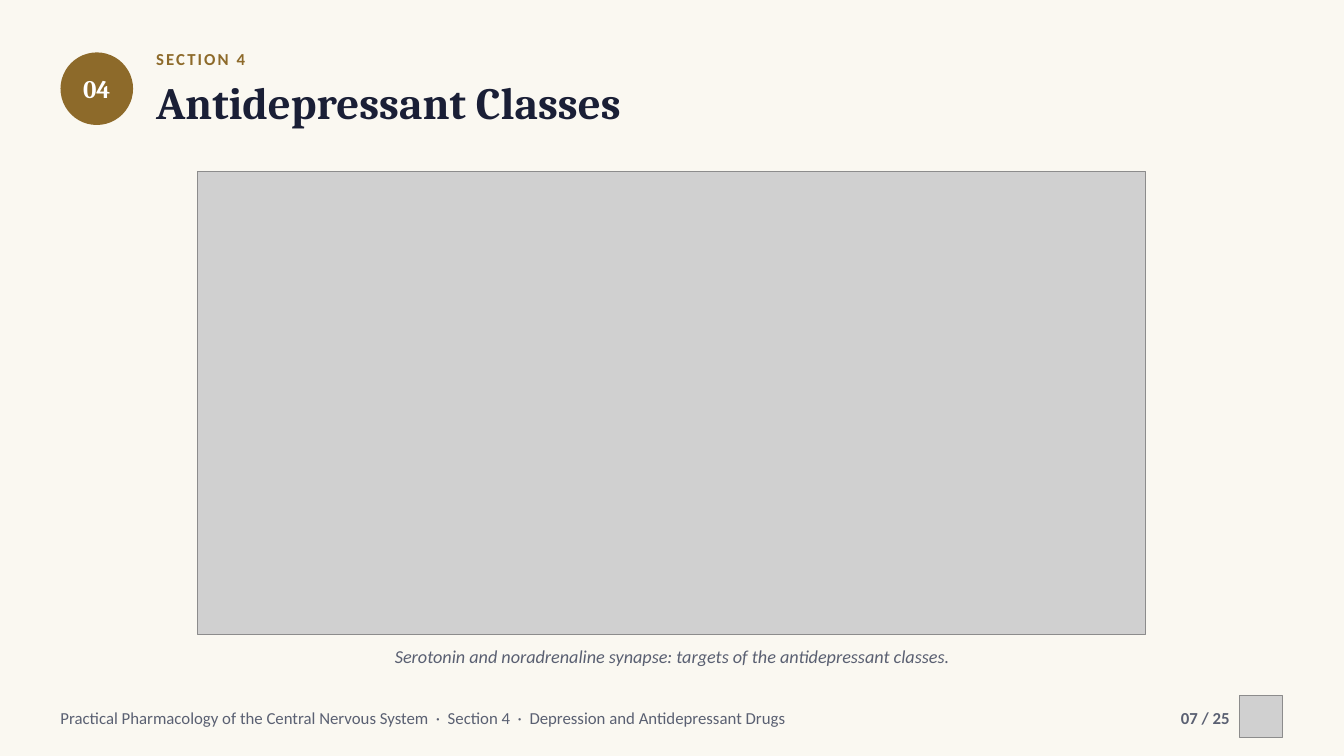
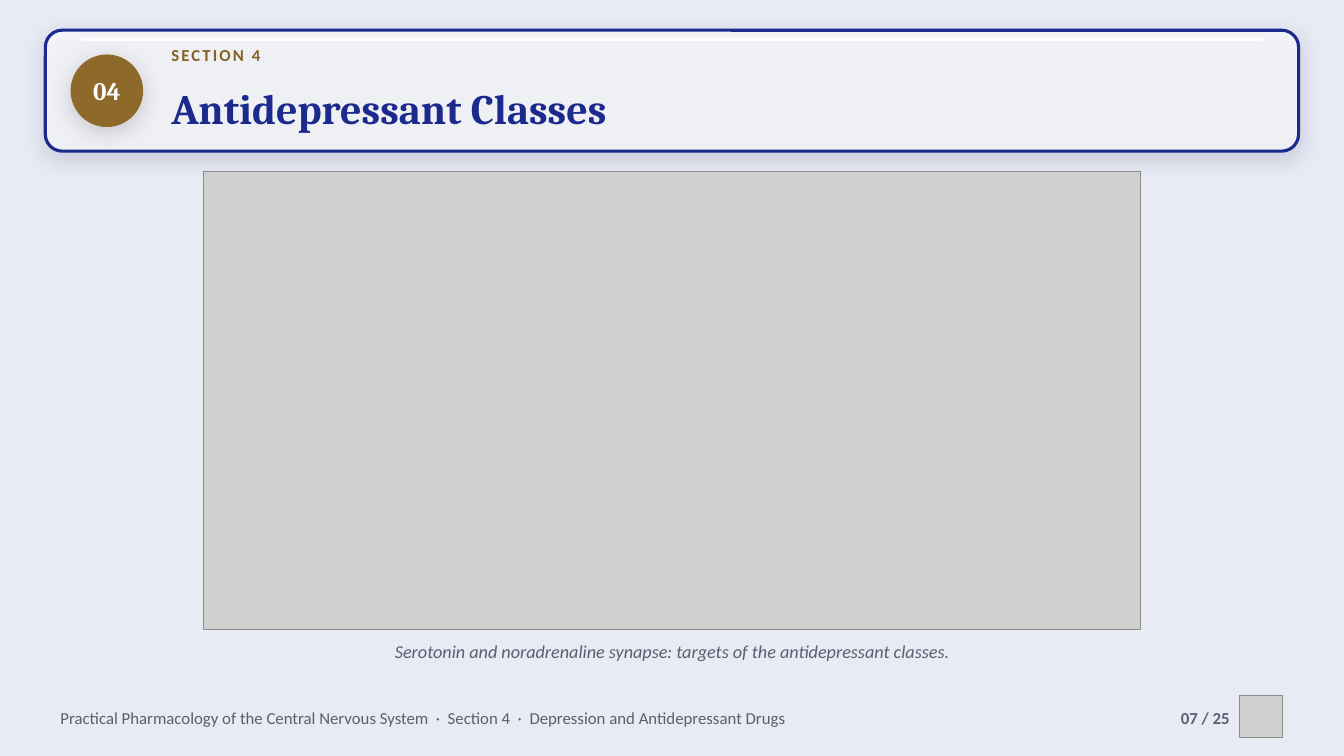
Before and after one commit to drrefaat18-ops/yasser, a slide deck: slide 7 of projects/cns-pharmacology-practical/slides/ch04-depression.pptx. Drawn at 1344x756 pixels with LibreOffice and Linux fonts; fonts in the diff are those of the drawing; grey boxes stand for pictures; background and template pictures are left out. Boxes give left, top, right and bottom in pixels: in the first picture for what was removed or moved away, otherwise in the second. Text is boxed around its words. In the diff, an @@ line names an element or a change of style, - is before the commit and + after.

```diff
--- a/projects/cns-pharmacology-practical/slides/ch04-depression.pptx
+++ b/projects/cns-pharmacology-practical/slides/ch04-depression.pptx
@@ background #FAF8F1 to picture (left out) @@
@@ rounded rectangle added at box(45, 30, 1299, 151), fill #FFFFFF at 70% opacity, outline #1B2A8C 2.25 pt @@
@@ ellipse "04": place and size @@
-ellipse "04" at box(60, 52, 133, 125)
+ellipse "04" at box(71, 54, 143, 127)
@@ ellipse "04" at box(71, 54, 143, 127): shadow on @@
@@ text "SECTION 4": place and size @@
-text "SECTION 4" at box(156, 54, 245, 65)
+text "SECTION 4" at box(171, 50, 260, 61)
@@ text "SECTION 4" at box(171, 50, 260, 61): text colour #8D6A2A to #826227 @@
@@ text "Antidepressant Classes": place and size @@
-text "Antidepressant Classes" at box(156, 88, 621, 129)
+text "Antidepressant Classes" at box(171, 95, 607, 133)
@@ text "Antidepressant Classes" at box(171, 95, 607, 133): size 32 to 30 pt, text colour #1A1F36 to #1B2A8C; vertical alignment top to middle @@
@@ picture: place and size @@
-picture at box(198, 171, 1145, 635)
+picture at box(204, 171, 1141, 630)
@@ text "Serotonin and noradrenaline synapse: targets ...": place and size @@
-text "Serotonin and noradrenaline synapse: targets ..." at box(395, 650, 949, 666)
+text "Serotonin and noradrenaline synapse: targets ..." at box(395, 645, 949, 661)
```
Also in this commit, not shown: 22 other slides changed, 15 other files.
